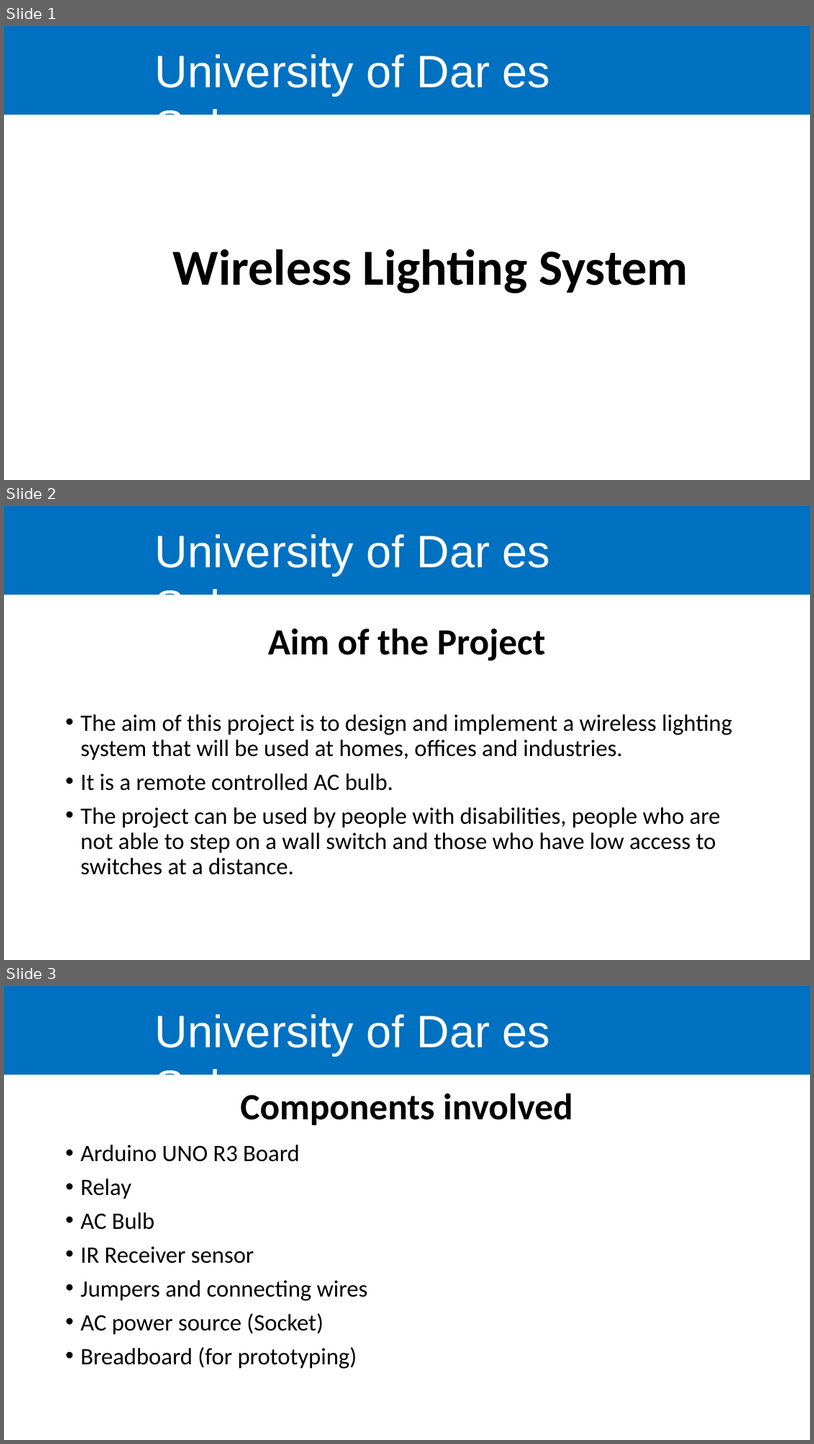
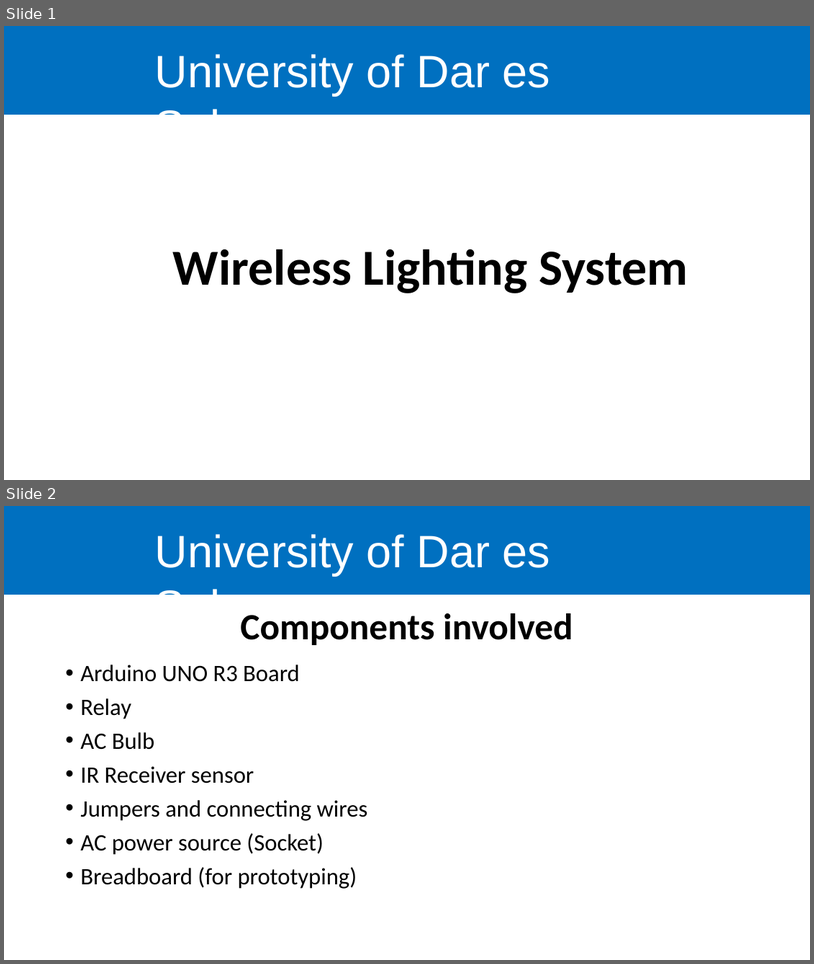
Before and after one commit to kelvkedyson/uissArduino, a slide deck: Practicals/Project 2/Lecture/ppt/Project 2.pptx. Shown one above the other, each under a label of ours: slides 1, 2 and 3 before the commit, slides 1 and 2 after it. The pictures are 814x1444 and 814x964 pixels, drawn with LibreOffice and Linux fonts; fonts in the diff are those of the drawing; background and template pictures are left out. Boxes give left, top, right and bottom in pixels: in the first picture for what was removed or moved away, otherwise in the second. Text is boxed around its words. In the diff, an @@ line names an element or a change of style, - is before the commit and + after.

Commit message:
Minor changes to project 2 lectures

```diff
--- a/Practicals/Project 2/Lecture/ppt/Project 2.pptx
+++ b/Practicals/Project 2/Lecture/ppt/Project 2.pptx
@@ slide 2 removed at [4, 506, 810, 960], background #FFFFFF; not listed: 2 template elements that a slide beside it also shows @@
@@ title removed at [268, 628, 546, 661] @@
-Aim of the Project
@@ text removed at [80, 714, 733, 875] @@
-• The aim of this project is to design and implement a wireless lighting system that will be used at homes, offices and industries.
-• It is a remote controlled AC bulb.
-• The project can be used by people with disabilities, people who are not able to step on a wall switch and those who have low access to switches at a distance.
@@ what was slide 3 is now slide 2 @@
```
Also in this commit, not shown: 1 slide changed, 1 other file.
